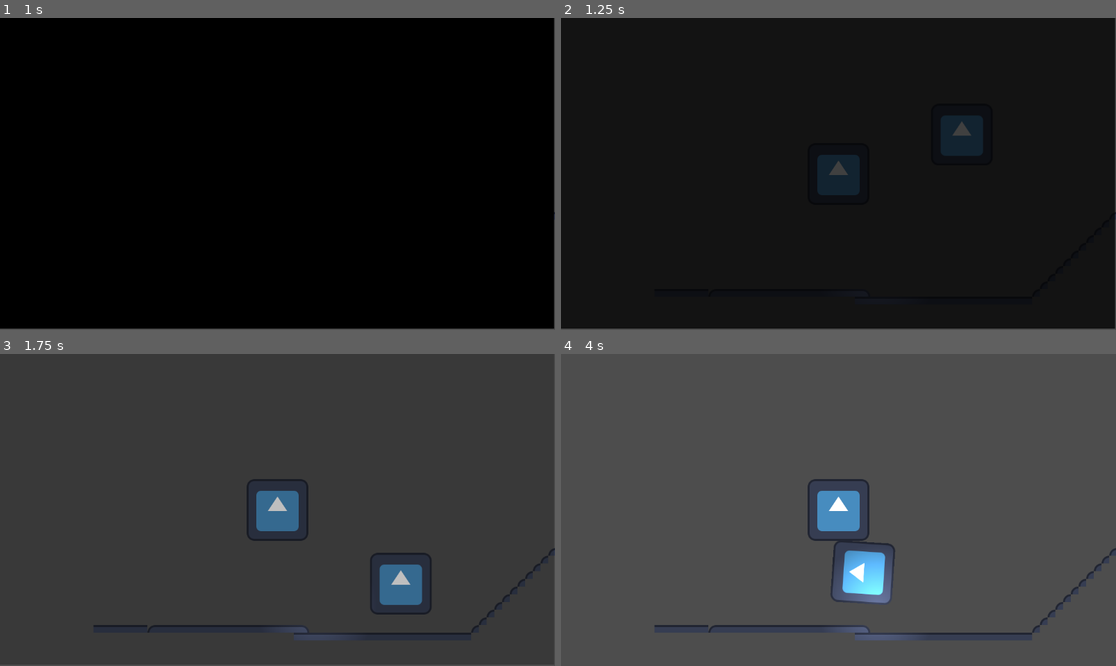
Above: before the commit, frames 1-4 (two rows, left to right).
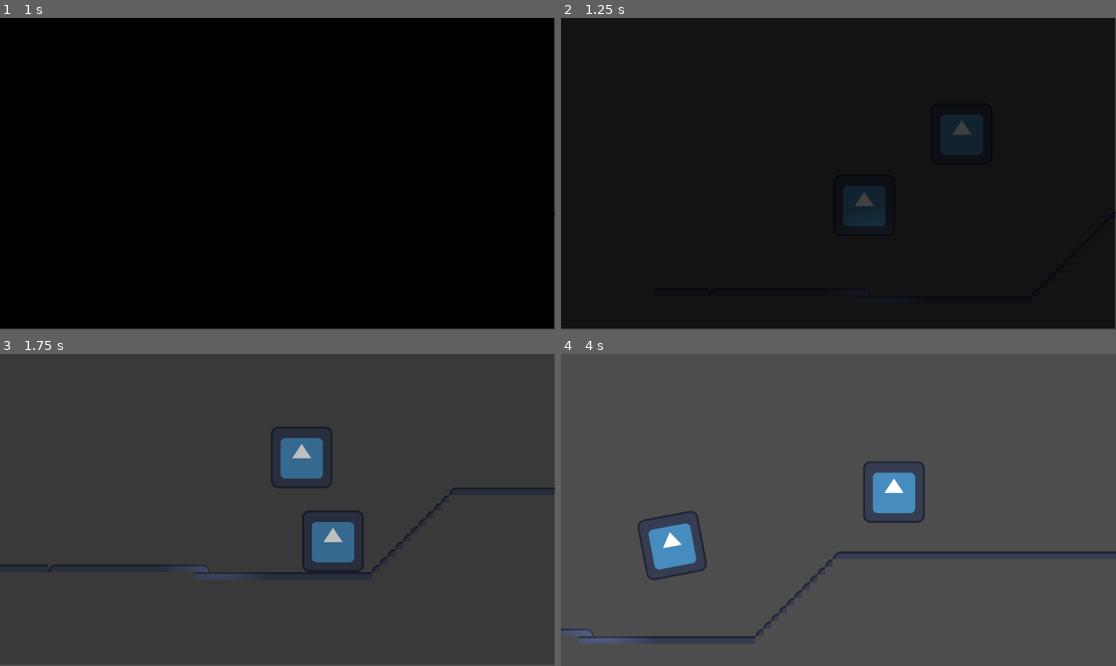
Above: after the commit, the same moments.

Repository: dustngroh/CapstoneProject
Game: Godot game, scene res://Game.tscn
The game is run twice, just before and just after one commit, with the same random seed, the same clock (stepped at 60 frames per second) and the same inputs. The engine's default icon, where the game draws it, is replaced by a stand-in: a white triangle on a blue panel in a dark square.
Inputs:
- Up to frame 1 (1 s): tap Enter at 0.5 s; hold Right (walk_right) from 0.53 s (still down); tap Space (jump) at 0.6, 0.77 s
- Up to frame 2 (1.25 s): keep holding Right (walk_right); tap Space (jump) at 1.07 s
- Up to frame 3 (1.75 s): keep holding Right (walk_right); tap Space (jump) at 1.35, 1.52 s
- Up to frame 4 (4 s): tap Space (jump) at 1.82, 2.1, 2.85, 3.02, 3.32, 3.6, 3.77 s; release Right (walk_right) at 2.03 s; hold Left (walk_left) 2.03-2.78 s; hold Right (walk_right) from 2.78 s (still down)

Frame 1 is identical in both runs. In frame 2, 1.8% of the frame differs, in the area x 46-100%, y 30-67%; in frame 3, 6.2%; in frame 4, 7.4%, in the area x 0-100%, y 34-93%.
Error before the commit: Parse Error: Variable "speed" has the same name as a previously declared variable. (res://character_body_2d.gd:14)

Commit message:
Remove redundancies

Diff:
--- a/run-game/character_body_2d.gd
+++ b/run-game/character_body_2d.gd
@@ -4,12 +4,6 @@
 #const SPEED = 300.0
 #const JUMP_VELOCITY = -400.0
 @export var push_force = 200.0
-
-@export var speed = 1000
-@export var jump_speed = -1000
-@export var gravity = 2000
-@export_range(0.0, 1.0) var friction = 0.1
-@export_range(0.0 , 1.0) var acceleration = 0.08
 
 @export var speed = 800
 @export var jump_speed = -1000
@@ -28,7 +22,6 @@
 	var dir = Input.get_axis("walk_left", "walk_right")
 	if dir != 0:
 
-		velocity.x = lerp(velocity.x, dir * speed, acceleration)
 		#velocity.x = lerp(velocity.x, dir * speed, acceleration)
 		var is_flipping_direction = last_direction != 0 and dir != last_direction
 		var within_grace_time = (Time.get_ticks_msec() - last_direction_time) / 1000.0 <= dash_dance_grace_time
--- a/run-game/character_body_2d.tscn
+++ b/run-game/character_body_2d.tscn
@@ -6,23 +6,18 @@
 [node name="CharacterBody2D" type="CharacterBody2D" groups=["player"]]
 script = ExtResource("1_ll5kr")
 
-
 [node name="Sprite2D" type="Sprite2D" parent="."]
 texture = ExtResource("2_y4rd1")
-
 
 [node name="Camera2D" type="Camera2D" parent="."]
 drag_horizontal_enabled = true
 drag_vertical_enabled = true
 
-
-[node name="Sprite2D" type="Sprite2D" parent="."]
+[node name="Sprite2D2" type="Sprite2D" parent="."]
 texture = ExtResource("2_y4rd1")
 
-
-[node name="Sprite2D" type="Sprite2D" parent="."]
+[node name="Sprite2D3" type="Sprite2D" parent="."]
 texture = ExtResource("2_y4rd1")
-
 
 [node name="CollisionPolygon2D" type="CollisionPolygon2D" parent="."]
 polygon = PackedVector2Array(59.1, -64, -59, -64, -63.8, -59, -64, 61, -60.3, 64, 59.6, 64, 63.9, 59, 64, -61.1)
